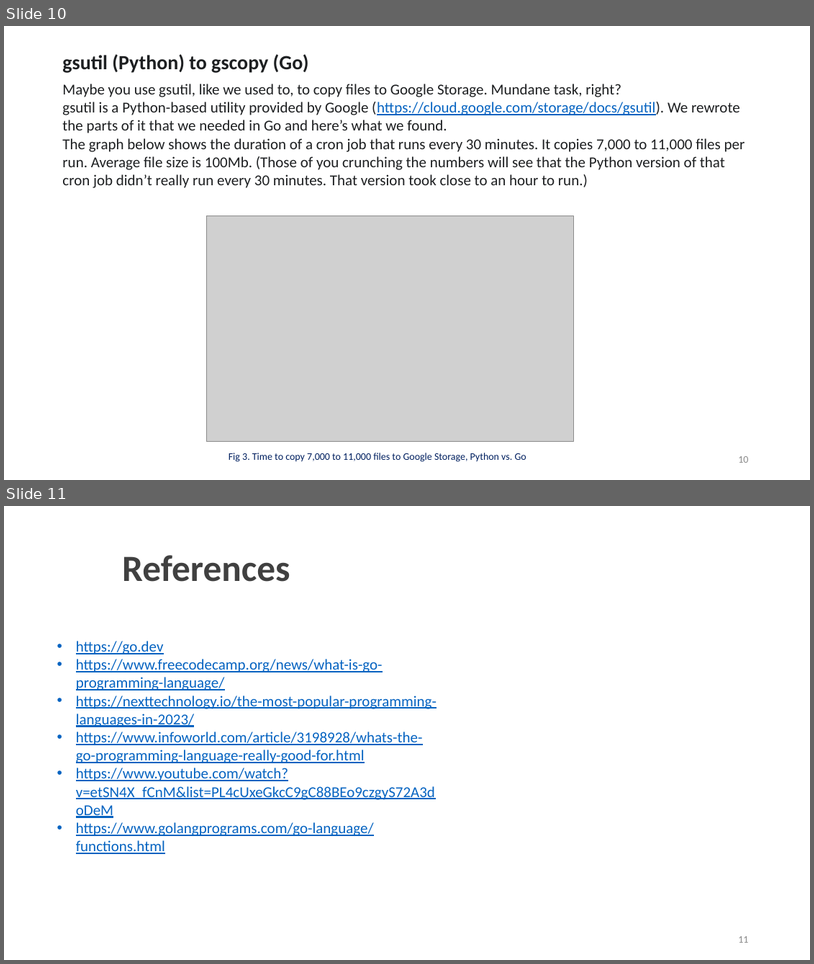
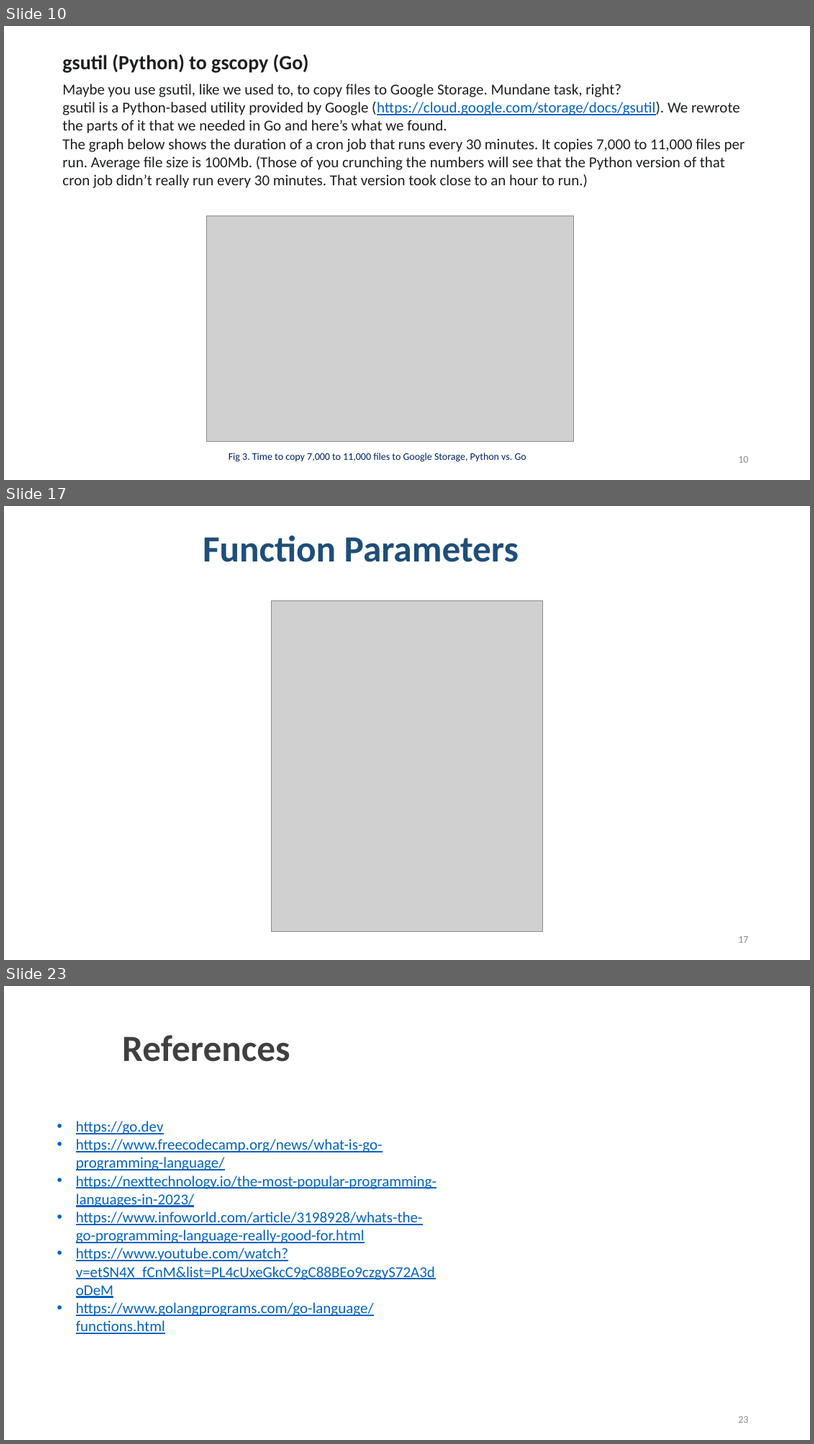
Before and after one commit to eraykaradag/pdp, a slide deck: GO.pptx. Shown one above the other, each under a label of ours: slides 10 and 11 before the commit, slides 10, 17 and 23 after it; the slides between them are not shown. The pictures are 814x964 and 814x1444 pixels, drawn with LibreOffice and Linux fonts; fonts in the diff are those of the drawing; grey boxes stand for pictures; background and template pictures are left out. Boxes give left, top, right and bottom in pixels: in the first picture for what was removed or moved away, otherwise in the second. Text is boxed around its words. In the diff, an @@ line names an element or a change of style, - is before the commit and + after.

```diff
--- a/GO.pptx
+++ b/GO.pptx
@@ slide 17 added at box(4, 506, 810, 960), background picture (left out) @@
@@ text added at box(203, 536, 519, 562), 44 pt, text #1F4E79, bold @@
+Function Parameters
@@ picture added at box(271, 600, 543, 932) @@
@@ page number added at box(738, 936, 748, 942), 12 pt, text #8C8C8C @@
+17
@@ what was slide 11 is now slide 23 @@
@@ page number at box(738, 1416, 748, 1422): text changed @@
-11
+23
```
Also in this commit, not shown: 1 slide changed, 11 other slides added.
